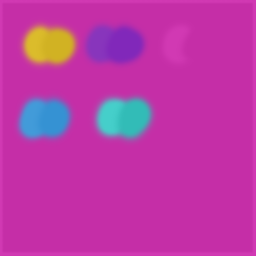
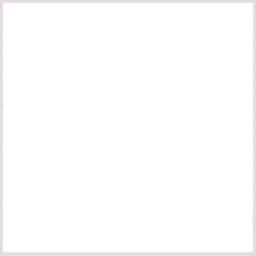
Revision of a layered 256px x 256px image; what changed, layer by layer:
hid "Paletas" over box(11, 16, 228, 148)
painted on "Capa 2" over box(0, 0, 256, 256)
